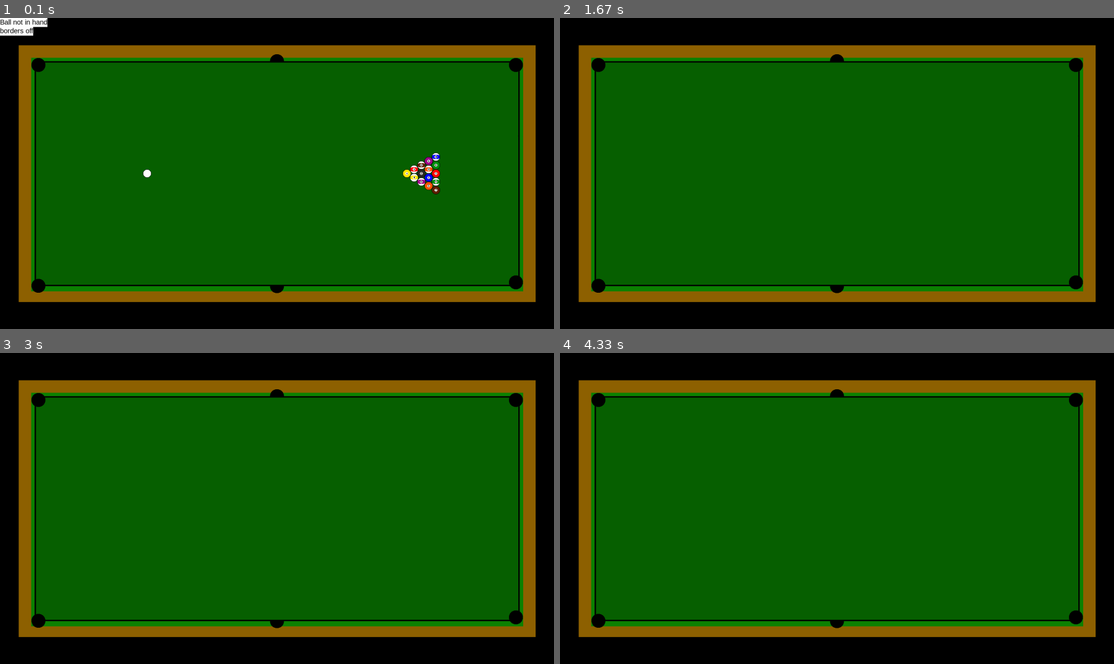
Above: before the commit, frames 1-4 (two rows, left to right).
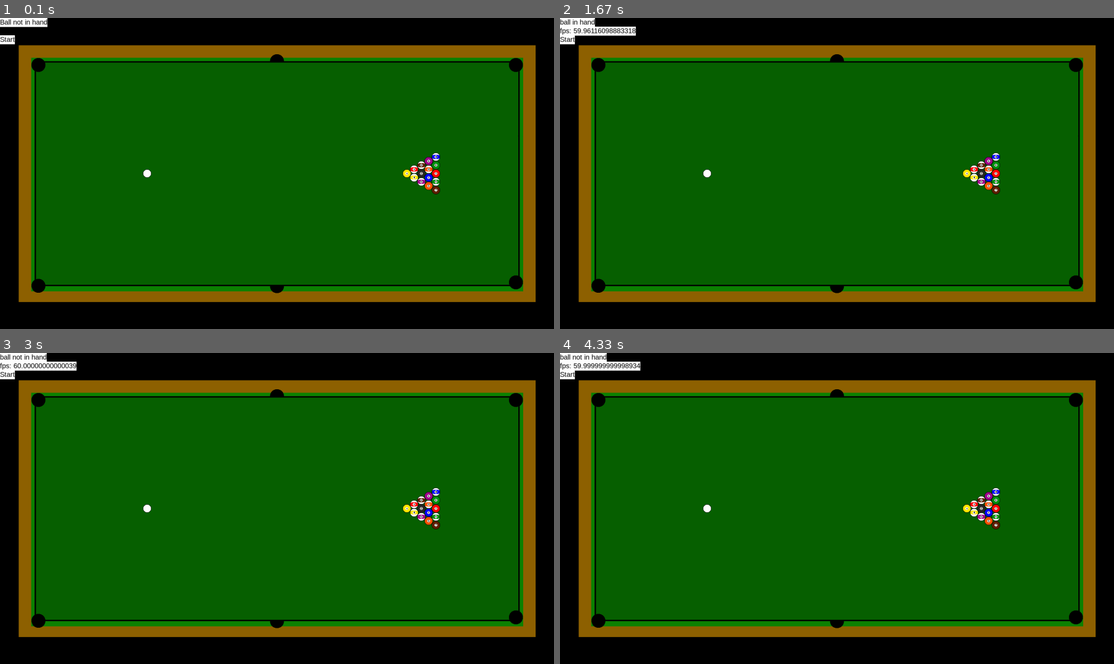
Above: after the commit, the same moments.

Repository: mhenboisen/8-Ball-pool
Game: pygame game, started from main.py
The game is run twice, just before and just after one commit, with the same random seed, the same clock (stepped at 60 frames per second) and the same inputs.
Inputs (mouse positions are in pixels of both pictures, inside the frame that each line leads up to):
- Up to frame 1 (0.1 s): no input
- Up to frame 2 (1.67 s): hold Up 0.88-1.35 s; press the mouse at (582, 21) at 1.47 s; move the mouse to (637, 39) at 1.57 s
- Up to frame 3 (3 s): release the mouse at (132, 393) at 1.7 s; press the mouse at (16, 356) at 1.8 s; move the mouse to (204, 412) at 1.9 s; release the mouse at (393, 468) at 2.03 s; press the mouse at (149, 508) at 2.13 s; move the mouse to (166, 458) at 2.23 s; release the mouse at (188, 405) at 2.37 s; press the mouse at (22, 356) at 2.47 s; move the mouse to (121, 455) at 2.57 s; release the mouse at (221, 558) at 2.7 s; press the mouse at (16, 356) at 2.8 s; move the mouse to (44, 427) at 2.9 s
- Up to frame 4 (4.33 s): release the mouse at (632, 499) at 3.03 s; press the mouse at (582, 356) at 3.13 s; move the mouse to (787, 489) at 3.23 s; release the mouse at (992, 620) at 3.37 s; press the mouse at (576, 356) at 3.47 s; move the mouse to (648, 402) at 3.57 s; release the mouse at (715, 449) at 3.7 s; press the mouse at (582, 356) at 3.8 s; move the mouse to (781, 390) at 3.9 s; release the mouse at (975, 421) at 4.03 s; press the mouse at (576, 356) at 4.13 s; move the mouse to (748, 418) at 4.23 s

The runs differ from the first frame. In frame 1, 0.3% of the frame differs, in the area x 0-6%, y 2-9%; in frame 2, 1.2%; in frame 3, 1.2%; in frame 4, 1.3%, in the area x 0-80%, y 0-57%.

Commit message:
Update main.py
added basic movement to the balls this allowed me to test the collisions, and then I subsequently update the collision code to fix an error in which the balls were getting stuck inside of each other

Diff:
--- a/main.py
+++ b/main.py
@@ -1,8 +1,9 @@
 from pygame_functions import *
+import math
 
 #variables
 
-targetFps = 144
+targetFps = 60
 
 objects = []
 balls = []
@@ -11,12 +12,13 @@
 foul = False
 gameOver = False
 ballInHand = False
-bordersVisible = False
 turn = 0
-fps = 0
+fps = targetFps
 GRAVITY = 9.81
 SPINNING_FRICTION = 0.2
-ROLLING_FRICTION = 0.1
+ROLLING_FRICTION = 0.01
+BALL_RESTITUTION = 0.9
+CUSHION_RESTITUTION = 0.9
 RADIUS = 12
 BOARD_WIDTH = 1500
 BOARD_HEIGHT = 750
@@ -66,10 +68,12 @@
 #classes
 
 class Object:
-    def __init__(self,Pxpos,Pypos,Psprite):
+    def __init__(self,Pxpos,Pypos,Psprite,Prestitution):
         self.xpos = Pxpos
         self.ypos = Pypos
-        self.sprite = makeSprite(Psprite)
+        self.png = Psprite
+        self.sprite = makeSprite(self.png)
+        self.restitution = Prestitution
 
     def moveObject(self,newX,newY):
         self.xpos = newX
@@ -82,14 +86,96 @@
         showSprite(self.sprite)
 
 class Ball(Object):
-    def __init__(self,Pxpos,Pypos,Psprite):
-        super().__init__(Pxpos,Pypos,Psprite)
+    def __init__(self,Pxpos,Pypos,Psprite,Prestitution):
+        super().__init__(Pxpos,Pypos,Psprite,Prestitution)
+        self.png = Psprite
+        self.yspeed = 0
+        self.xspeed = 0
+        self.yacceleration = 0
+        self.xacceleration = 0
+        self.yangular = 0
+        self.xangular = 0
 
     def detectCollisions(self,objects):
         for object in objects:
             if object.sprite != self.sprite:
                 if touching(object.sprite,self.sprite):
+                    self.collide(object)
                     return True
+
+    def collide(self,object):
+
+        if object in balls:
+
+            e = self.restitution*object.restitution
+            theta = math.atan2((object.ypos-self.ypos),(object.xpos-self.xpos))
+            cos = math.cos(theta)
+            sin = math.sin(theta)
+            sbParallel = self.xspeed*cos + self.yspeed*sin
+            sbPerpendicular = -self.xspeed*sin + self.yspeed*cos
+
+            obParallel = object.xspeed*cos + object.yspeed*sin
+            obPerpendicular = -object.xspeed*sin + object.yspeed*cos
+
+            saParallel = 0.5 * (sbParallel + obParallel - e * (sbParallel - obParallel))
+            saPerpendicular = sbPerpendicular
+
+            oaParallel = 0.5 * (sbParallel + obParallel + e * (sbParallel - obParallel))
+            oaPerpendicular = obPerpendicular
+
+
+            #fix overlapping balls
+            dx = object.xpos - self.xpos
+            dy = object.ypos - self.ypos
+            distance = math.sqrt(dx**2 + dy**2)
+            min_dist = 2 * RADIUS
+
+            if distance < min_dist:
+                overlap = min_dist - distance
+                # Normalize vector between balls
+                nx = dx / distance
+                ny = dy / distance
+                # Push balls apart
+                self.xpos -= nx * overlap / 2
+                self.ypos -= ny * overlap / 2
+                object.xpos += nx * overlap / 2
+                object.ypos += ny * overlap / 2
+
+            self.xspeed = saParallel*cos-saPerpendicular*sin
+            self.yspeed = saParallel*sin+saPerpendicular*cos
+
+            object.xspeed = oaParallel*cos-oaPerpendicular*sin
+            object.yspeed = oaParallel*sin+oaPerpendicular*cos
+
+
+
+
+        else:
+            if object in borders:
+                if object.png== 'horizontal_border.png':
+                    self.yspeed *= -1
+                else:
+                    self.xspeed *= -1
+
+    def move(self):
+
+        self.xacceleration = -self.xspeed*ROLLING_FRICTION
+        self.yacceleration = -self.yspeed*ROLLING_FRICTION
+
+        self.xspeed += self.xacceleration
+        self.yspeed += self.yacceleration
+
+        if abs(self.xspeed) < 3:
+            self.xspeed = 0
+        if abs(self.yspeed) < 3:
+            self.yspeed = 0
+
+        self.xpos += self.xspeed*(1/(int(fps)+1))
+        self.ypos += self.yspeed*(1/(int(fps)+1))
+
+        self.draw()
+
+        return (self.xspeed != 0 or self.yspeed != 0)
 
     def dragBall(self):
         if spriteClicked(self.sprite):
@@ -97,17 +183,17 @@
             self.ypos = mouseY()
             moveSprite(self.sprite,self.xpos,self.ypos,centre=True)
 
+    def setSpeed(self,x,y):
+        self.xspeed = int(x)
+        self.yspeed = int(y)
+
 class Border(Object):
-    def __init__(self,Pxpos,Pypos,Psprite):
-        super().__init__(Pxpos,Pypos,Psprite)
+    def __init__(self,Pxpos,Pypos,Psprite,Prestitution):
+        super().__init__(Pxpos,Pypos,Psprite,Prestitution)
+        self.png = Psprite
         moveSprite(self.sprite,self.xpos,self.ypos)
-        self.draw()
-    def draw(self):
-        global bordersVisible
-        if bordersVisible:
-            showSprite(self.sprite)
-        else:
-            hideSprite(self.sprite)
+
+
 
 
 #MAIN**********************************
@@ -119,8 +205,8 @@
 #at the start of the game, all of the balls will be on the table
 #the cue ball is ball 16
 for i in range (len(BALL_SPRITES)):
-    balls.append(Ball(0,0,BALL_SPRITES[i]))
-    print(i)
+    balls.append(Ball(0,0,BALL_SPRITES[i],BALL_RESTITUTION))
+
 
 for ball in balls:
     objects.append(ball)
@@ -128,59 +214,66 @@
 
 
 ballInHandLabel = newLabel('Ball not in hand',20,'arial','black',0,0,'white')
-bordersLabel = newLabel('borders off',20,'arial','black',0,25,'white')
-fpsLabel = newLabel('0',20,'arial','black',0,50,'white')
+startTurnLabel = newLabel('Start',20,'arial','black',0,50,'white')
+fpsLabel = newLabel('0',20,'arial','black',0,25,'white')
 
 showLabel(ballInHandLabel)
-showLabel(bordersLabel)
+showLabel(startTurnLabel)
 showLabel(fpsLabel)
 
 #borders
 borders = []
-borders.append(Border(0,0,BORDER_SPRITES[0]))
-borders.append(Border(2,697,BORDER_SPRITES[0]))
-borders.append(Border(0,0,BORDER_SPRITES[1]))
-borders.append(Border(1447,-5,BORDER_SPRITES[1]))
+borders.append(Border(0,0,BORDER_SPRITES[0],CUSHION_RESTITUTION))
+borders.append(Border(2,697,BORDER_SPRITES[0],CUSHION_RESTITUTION))
+borders.append(Border(0,0,BORDER_SPRITES[1],CUSHION_RESTITUTION))
+borders.append(Border(1447,-5,BORDER_SPRITES[1],CUSHION_RESTITUTION))
 
 for border in borders:
     objects.append(border)
 
+clock = pygame.time.Clock()
+pause(1000)
+
+mouseWasDown = False
+turnOver = True
 
 while not gameOver:
-
-    #detect collisions of balls
-    for i in range(len(balls)):
-        if balls[i].detectCollisions(objects):
-            print(i+1)
-
-    #toggle ball in hand
-    if spriteClicked(ballInHandLabel):
-        if ballInHand:
-            ballInHandLabel.update('ball not in hand','black','white')
-            ballInHand = False
-        else:
-            ballInHandLabel.update('ball in hand','black','white')
-            ballInHand = True
-        pause(200)
-
-    #toggle border visibility
-    if spriteClicked(bordersLabel):
-        if bordersVisible:
-            bordersLabel.update('borders off','black','white')
-            bordersVisible = False
-        else:
-            bordersLabel.update('borders on','black','white')
-            bordersVisible = True
-        for border in borders:
-                border.draw()
-        pause(200)
-
-    #check if ball in hand
-    if ballInHand == True:
+    fps = clock.tick(targetFps)
+    actual_fps = clock.get_fps()
+    fpsLabel.update('fps: {}'.format(actual_fps), 'black', 'white')
+
+
+    for event in pygame.event.get():
+        if event.type == pygame.QUIT:
+            gameOver = True
+
+        elif event.type == pygame.MOUSEBUTTONDOWN:
+            pos = event.pos
+            if ballInHandLabel.rect.collidepoint(pos):
+                ballInHand = not ballInHand
+                ballInHandLabel.update('ball in hand' if ballInHand else 'ball not in hand', 'black', 'white')
+
+            elif startTurnLabel.rect.collidepoint(pos):
+                turnOver = False
+                ballInHand = False
+                ballInHandLabel.update('ball not in hand', 'black', 'white')
+                balls[15].setSpeed(200, 200)
+
+    if ballInHand:
         balls[15].dragBall()
 
-    #update fps
-    fps = 'fps: ' + str(tick(targetFps).__round__(0))[:-2]
-    fpsLabel.update(fps,'black','white')
+
+    # Move balls if turn active
+    if not turnOver:
+        ballMoving = False
+        for ball in balls:
+            if ball.move():
+                ballMoving = True
+            ball.detectCollisions(objects)
+        if not ballMoving:
+            turnOver = True
+
+    updateDisplay()
+
 
 endWait()
